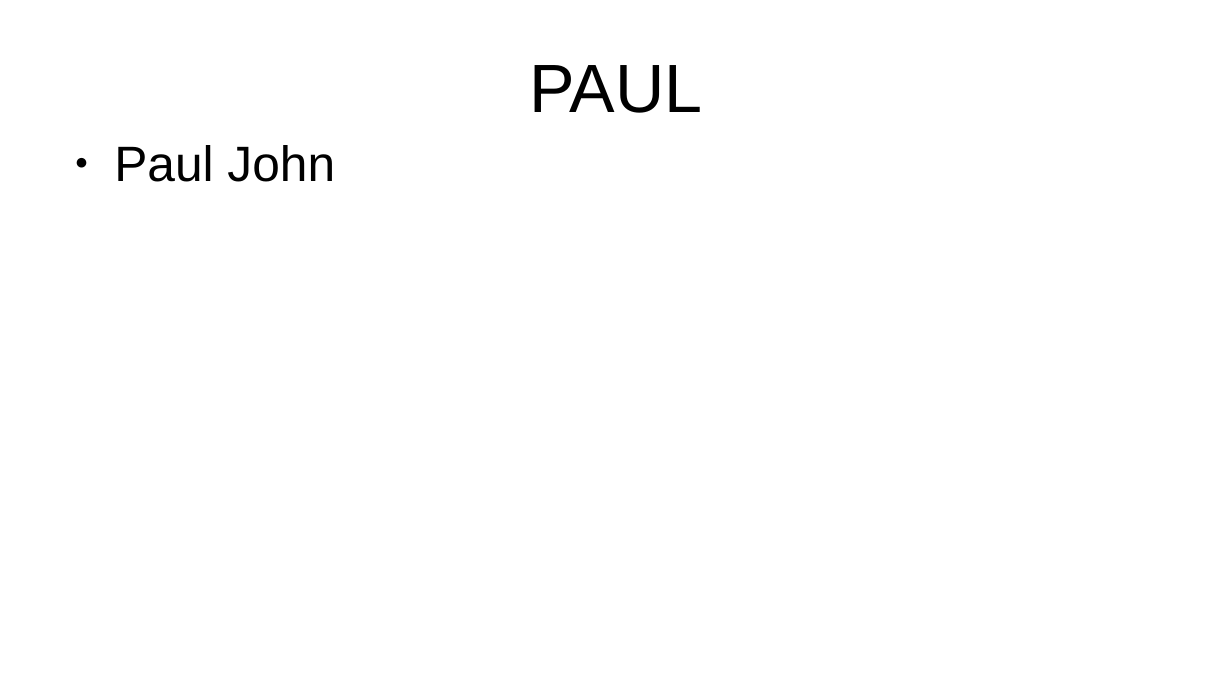
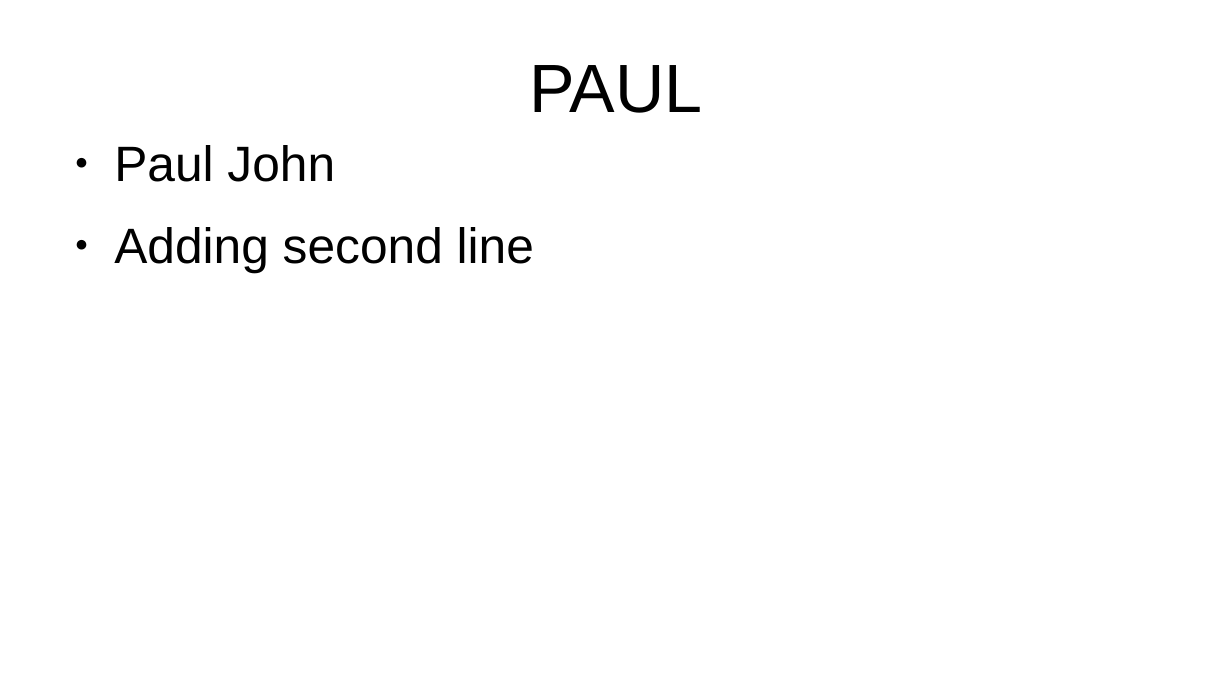
Before and after one commit to anubhavAnora/presentation, a slide deck: slide 7 of Presentation.odp. Drawn at 1232x693 pixels with LibreOffice and Linux fonts; fonts in the diff are those of the drawing. Boxes give left, top, right and bottom in pixels: in the first picture for what was removed or moved away, otherwise in the second. Text is boxed around its words. In the diff, an @@ line names an element or a change of style, - is before the commit and + after.

Commit message:
gfg

```diff
--- a/Presentation.odp
+++ b/Presentation.odp
@@ text at [114, 227, 534, 272]: paragraph added @@
+● Adding second line
```
